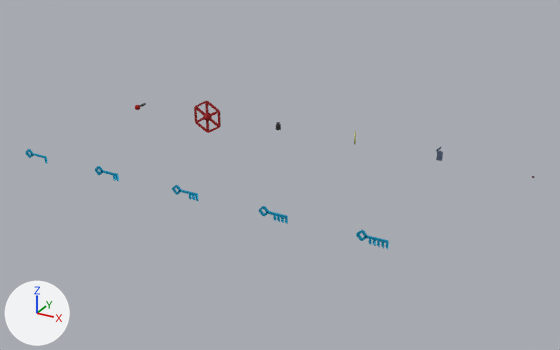
The Blender file blender_models/Items.blend: old version first, new version second.
Before and after are seen from a 50 mm camera at (7.25, -8.68, 3.25) aimed at (3.57, -2.0, -0.09). The axes (+X, +Y, +Z) are drawn at lower left. The lights are the same throughout.

In view in the first picture: 'Valve'.
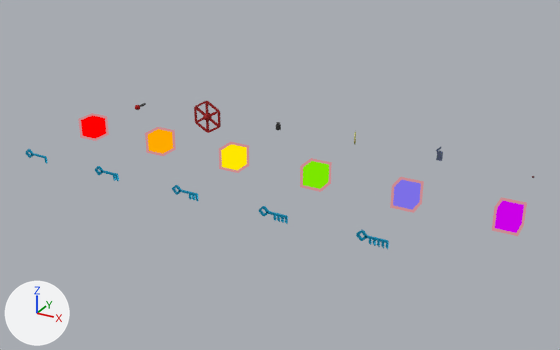
The change, as a diff of the scene's bpy script:
```diff
--- a/blender_models/Items.blend.py
+++ b/blender_models/Items.blend.py
@@ ob_interactable_015 @@
+ob_interactable_015 = bpy.data.objects.new('Interactable.015', me_cube_019)  # a box spanning x -0.1..0.1, y -0.1..0.1, z -0.1..0.1; in mat_interactable (black #000000)
+ob_interactable_015.parent = ob_escape_box_6
+ob_interactable_015.location = (6.0, -2.0, 0.0)
+ob_interactable_015.scale = (1.2, 1.2, 1.2)
@@ ob_escape_box_6 @@
+ob_escape_box_6 = bpy.data.objects.new('Escape Box 6', me_cube_016)  # a box spanning x -0.1..0.1, y -0.1..0.1, z -0.1..0.1; in mat_purple_glow (black #000000)
+ob_escape_box_6.location = (6.0, -2.0, 0.0)
@@ ob_interactable_014 @@
+ob_interactable_014 = bpy.data.objects.new('Interactable.014', me_cube_018)  # a box spanning x -0.1..0.1, y -0.1..0.1, z -0.1..0.1; in mat_interactable (black #000000)
+ob_interactable_014.parent = ob_escape_box_5
+ob_interactable_014.location = (5.0, -2.0, 0.0)
+ob_interactable_014.scale = (1.2, 1.2, 1.2)
@@ ob_escape_box_5 @@
+ob_escape_box_5 = bpy.data.objects.new('Escape Box 5', me_cube_015)  # a box spanning x -0.1..0.1, y -0.1..0.1, z -0.1..0.1; in mat_blue_glow (black #000000)
+ob_escape_box_5.location = (5.0, -2.0, 0.0)
@@ ob_interactable_013 @@
+ob_interactable_013 = bpy.data.objects.new('Interactable.013', me_cube_017)  # a box spanning x -0.1..0.1, y -0.1..0.1, z -0.1..0.1; in mat_interactable (black #000000)
+ob_interactable_013.parent = ob_escape_box_4
+ob_interactable_013.location = (4.0, -2.0, 0.0)
+ob_interactable_013.scale = (1.2, 1.2, 1.2)
@@ ob_escape_box_4 @@
+ob_escape_box_4 = bpy.data.objects.new('Escape Box 4', me_cube_014)  # a box spanning x -0.1..0.1, y -0.1..0.1, z -0.1..0.1; in mat_green_glow (black #000000)
+ob_escape_box_4.location = (4.0, -2.0, 0.0)
@@ ob_interactable_012 @@
+ob_interactable_012 = bpy.data.objects.new('Interactable.012', me_cube_013)  # a box spanning x -0.1..0.1, y -0.1..0.1, z -0.1..0.1; in mat_interactable (black #000000)
+ob_interactable_012.parent = ob_escape_box_3
+ob_interactable_012.location = (6.0, -1.0, 0.0)
+ob_interactable_012.scale = (1.2, 1.2, 1.2)
@@ ob_escape_box_3 @@
+ob_escape_box_3 = bpy.data.objects.new('Escape Box 3', me_cube_012)  # a box spanning x -0.1..0.1, y -0.1..0.1, z -0.1..0.1; in mat_yellow_glow (black #000000)
+ob_escape_box_3.location = (3.0, -2.0, 0.0)
@@ ob_interactable_011 @@
+ob_interactable_011 = bpy.data.objects.new('Interactable.011', me_cube_011)  # a box spanning x -0.1..0.1, y -0.1..0.1, z -0.1..0.1; in mat_interactable (black #000000)
+ob_interactable_011.parent = ob_escape_box_2
+ob_interactable_011.location = (6.0, -1.0, 0.0)
+ob_interactable_011.scale = (1.2, 1.2, 1.2)
@@ ob_escape_box_2 @@
+ob_escape_box_2 = bpy.data.objects.new('Escape Box 2', me_cube_010)  # a box spanning x -0.1..0.1, y -0.1..0.1, z -0.1..0.1; in mat_orange_glow (black #000000)
+ob_escape_box_2.location = (2.0, -2.0, 0.0)
@@ ob_interactable_010 @@
+ob_interactable_010 = bpy.data.objects.new('Interactable.010', me_cube_009)  # a box spanning x -0.1..0.1, y -0.1..0.1, z -0.1..0.1; in mat_interactable (black #000000)
+ob_interactable_010.parent = ob_escape_box_1
+ob_interactable_010.location = (6.0, -1.0, 0.0)
+ob_interactable_010.scale = (1.2, 1.2, 1.2)
@@ ob_escape_box_1 @@
+ob_escape_box_1 = bpy.data.objects.new('Escape Box 1', me_cube_008)  # a box spanning x -0.1..0.1, y -0.1..0.1, z -0.1..0.1; in mat_red_glow (black #000000)
+ob_escape_box_1.location = (1.0, -2.0, 0.0)
```

Changed parts and their boxes [x1, y1, x2, y2] in the pictures (560 x 350 px):
'Interactable.015', added
    after: [492, 197, 527, 236]
'Interactable.014', added
    after: [390, 177, 424, 213]
'Interactable.013', added
    after: [300, 158, 332, 192]
'Interactable.012', added
    after: [219, 142, 249, 173]
'Interactable.011', added
    after: [145, 127, 176, 156]
'Interactable.010', added
    after: [78, 113, 109, 141]
